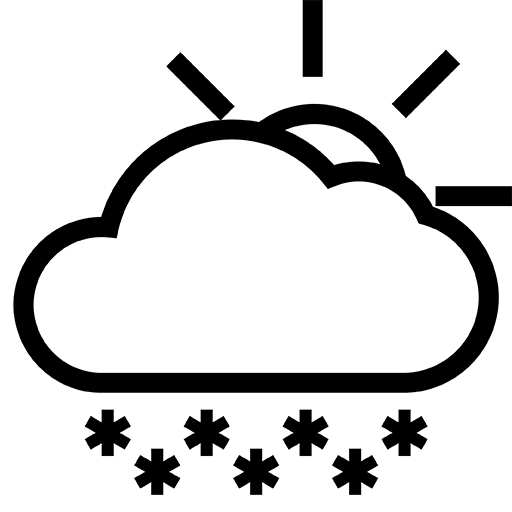
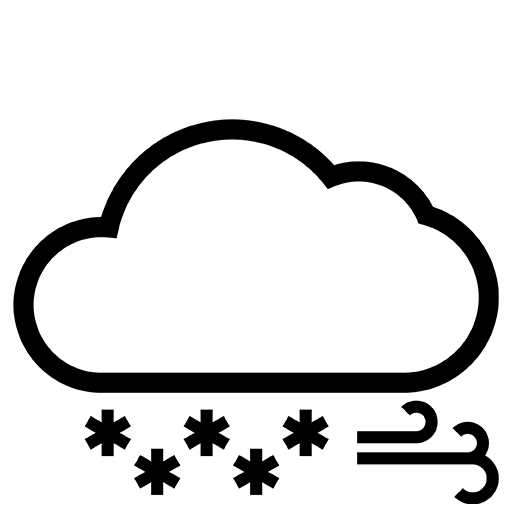
Before/after of a (512, 512) layered artwork. What changed in the layer stack:
added layer "43" above "41" over [13, 119, 499, 504]
hid "41" over [13, 0, 512, 495]
